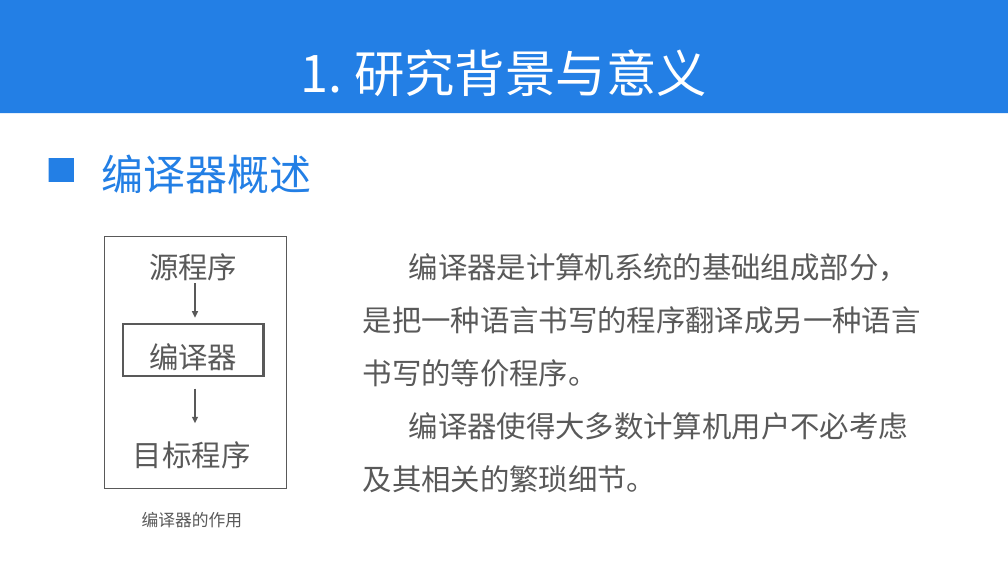
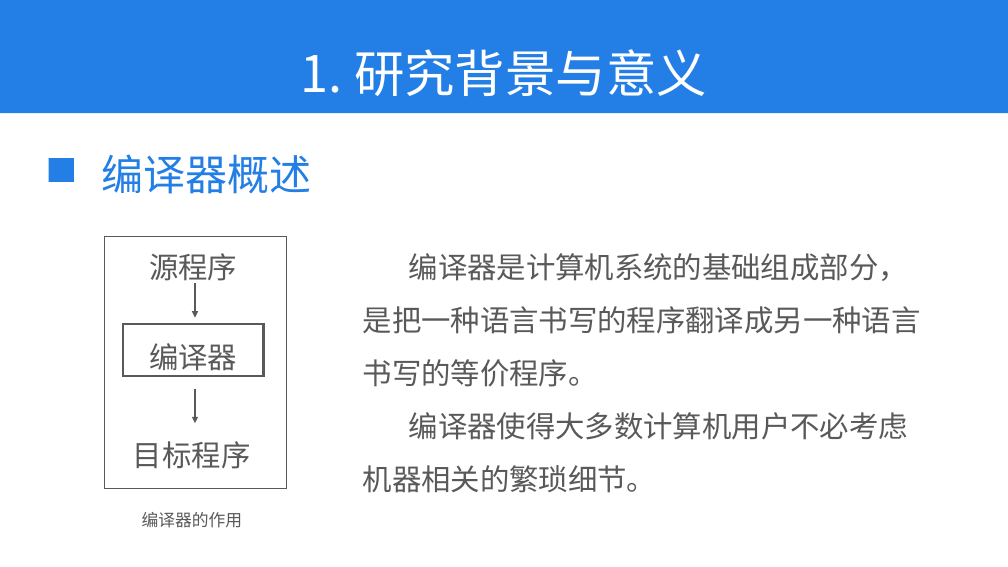
Before and after one commit to kkli28/cc, a slide deck: slide 3 of 论文相关/答辩ppt.pptx. Drawn at 1008x567 pixels with LibreOffice and Linux fonts; fonts in the diff are those of the drawing. Boxes give left, top, right and bottom in pixels: in the first picture for what was removed or moved away, otherwise in the second. Text is boxed around its words. In the diff, an @@ line names an element or a change of style, - is before the commit and + after.

```diff
--- a/论文相关/答辩ppt.pptx
+++ b/论文相关/答辩ppt.pptx
@@ text at (363,412,908,493): text changed @@
-编译器使得大多数计算机用户不必考虑及其相关的繁琐细节。
+编译器使得大多数计算机用户不必考虑机器相关的繁琐细节。
```
Also in this commit, not shown: 11 other slides changed, 6 slides removed, 7 other files.
